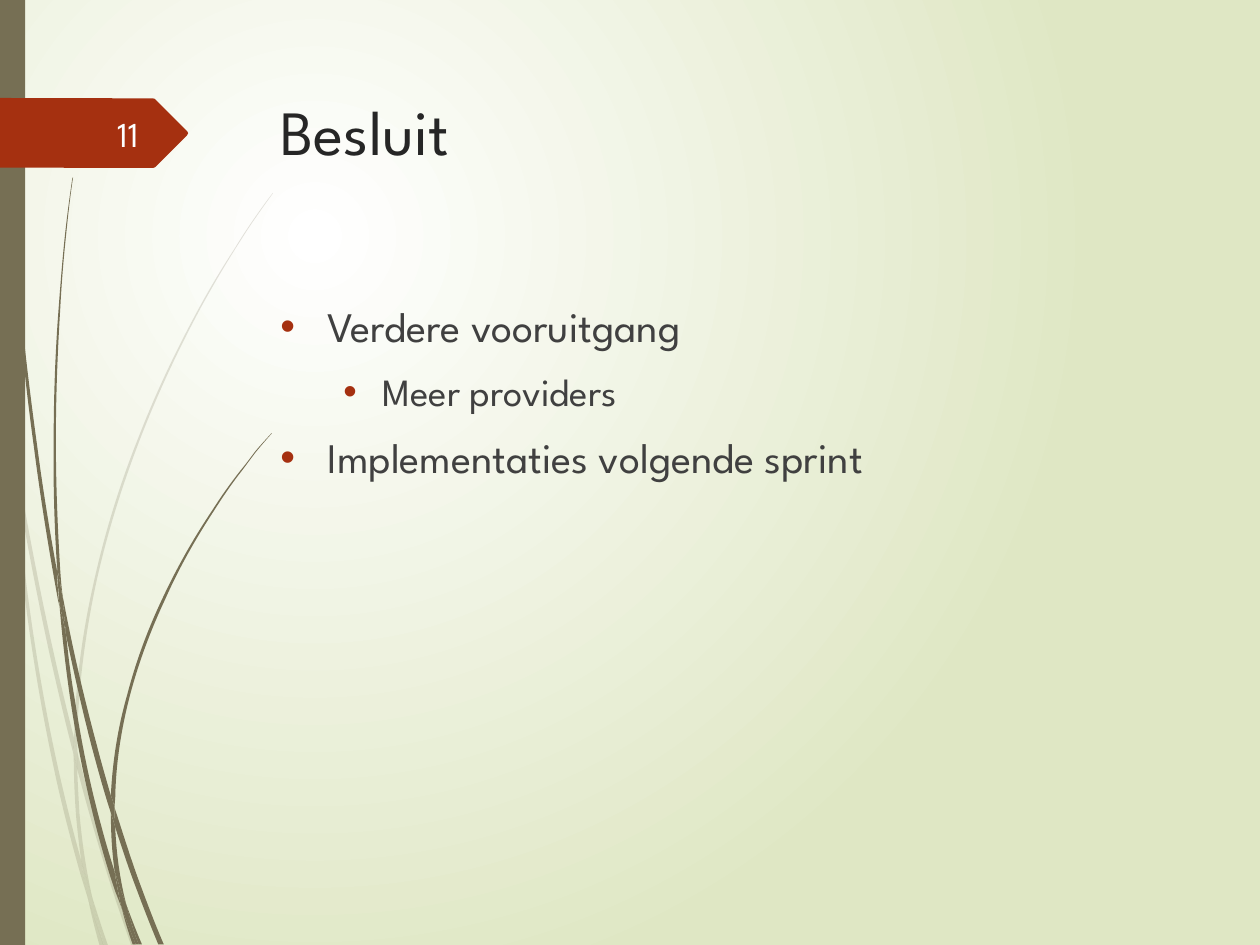
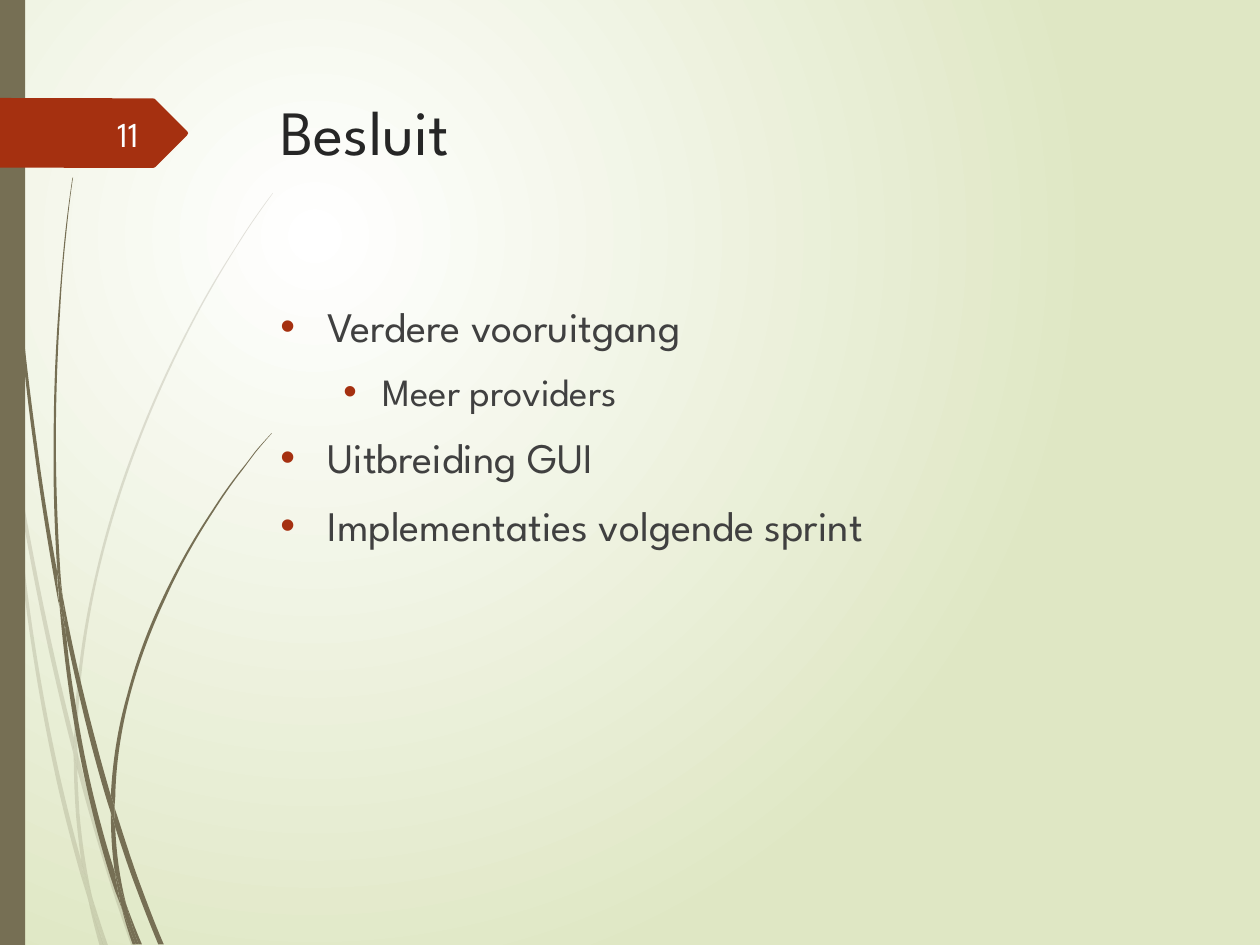
Before and after one commit to ghentlivinglab/Traffic-Travel-Time-Analyzer-3, a slide deck: slide 11 of Sprint1.pptx. Drawn at 1260x945 pixels with LibreOffice and Linux fonts; fonts in the diff are those of the drawing. Boxes give left, top, right and bottom in pixels: in the first picture for what was removed or moved away, otherwise in the second. Text is boxed around its words. In the diff, an @@ line names an element or a change of style, - is before the commit and + after.

```diff
--- a/Sprint1.pptx
+++ b/Sprint1.pptx
@@ text at [328,444,593,482]: paragraph added @@
+• Uitbreiding GUI
```
Also in this commit, not shown: 3 other slides changed.
